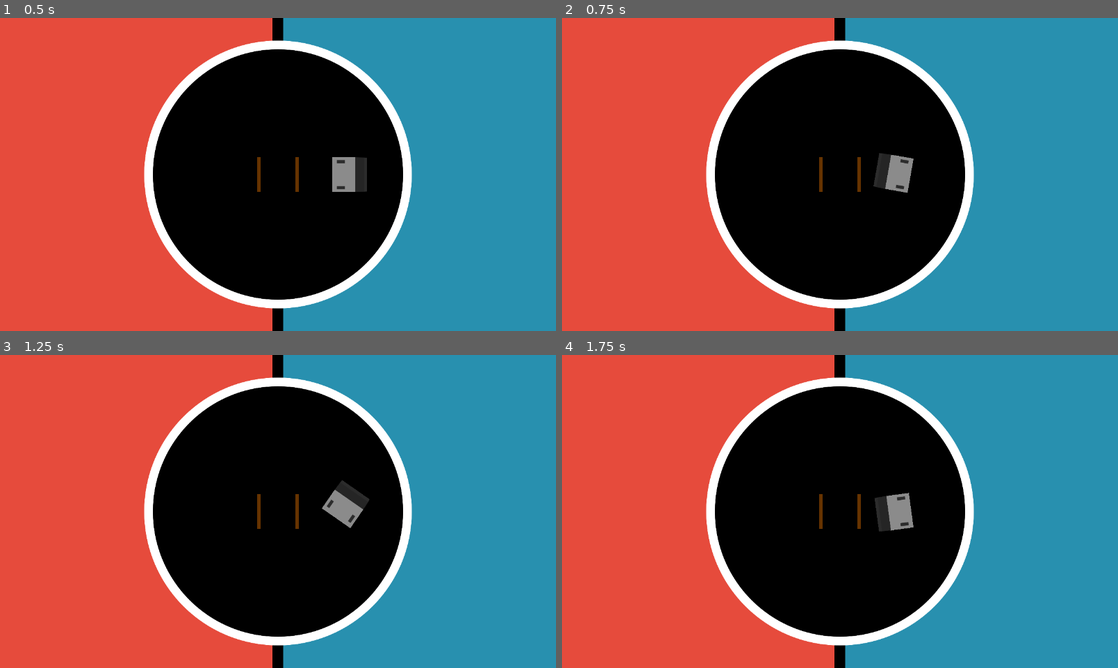
Above: before the commit, frames 1-4 (two rows, left to right).
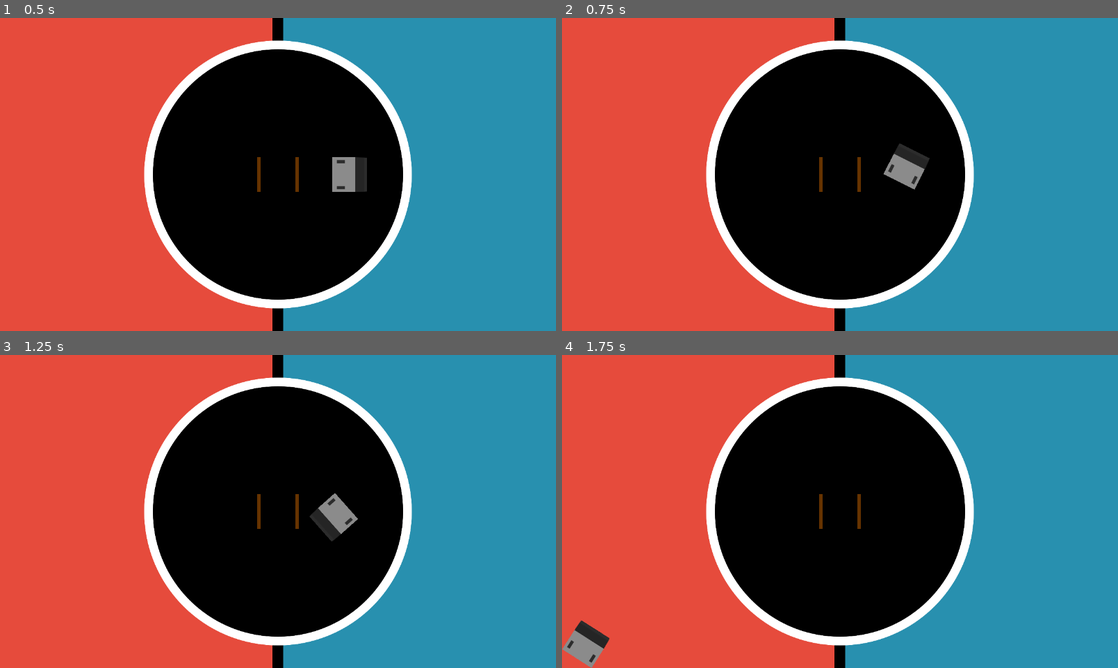
Above: after the commit, the same moments.

Repository: Eduardo-Barreto/Simple-Sumo-Drive-Sim
Game: Godot game, scene res://scenes/main.tscn
Two runs of this game, one before a commit and one after it. Both use one fixed random seed, a clock stepped at 60 frames per second and the inputs below.
Inputs:
- Up to frame 1 (0.5 s): no input
- Up to frame 2 (0.75 s): tap Enter at 0.5 s; hold Right (turn_right) from 0.53 s (still down)
- Up to frame 3 (1.25 s): keep holding Right (turn_right)
- Up to frame 4 (1.75 s): release Right (turn_right) at 1.28 s; hold Down (move_backward) from 1.28 s (still down)

Frame 1 is identical in both runs. In frame 2, 0.8% of the frame differs, in the area x 56-67%, y 40-56%; in frame 3, 0.8%; in frame 4, 1.4%, in the area x 0-64%, y 44-100%.

Commit message:
:construction: Configuration for tank drive

Diff:
--- a/src/project.godot
+++ b/src/project.godot
@@ -55,24 +55,24 @@
 , Object(InputEventKey,"resource_local_to_scene":false,"resource_name":"","device":-1,"window_id":0,"alt_pressed":false …(183 unchanged characters)…
 ]
 }
+left_wheel_negative={
+"deadzone": 0.5,
+"events": [Object(InputEventJoypadMotion,"resource_local_to_scene":false,"resource_name":"","device":-1,"axis":1,"axis_value":-1.0,"script":null)
+]
+}
 left_wheel_positive={
 "deadzone": 0.5,
-"events": [Object(InputEventJoypadMotion,"resource_local_to_scene":false,"resource_name":"","device":-1,"axis":3,"axis_value":-1.0,"script":null)
+"events": [Object(InputEventJoypadMotion,"resource_local_to_scene":false,"resource_name":"","device":-1,"axis":1,"axis_value":1.0,"script":null)
 ]
 }
-left_wheel_negative={
+right_wheel_negative={
 "deadzone": 0.5,
-"events": [Object(InputEventJoypadMotion,"resource_local_to_scene":false,"resource_name":"","device":-1,"axis":3,"axis_value":1.0,"script":null)
+"events": [Object(InputEventJoypadMotion,"resource_local_to_scene":false,"resource_name":"","device":-1,"axis":0,"axis_value":-1.0,"script":null)
 ]
 }
 right_wheel_positive={
 "deadzone": 0.5,
-"events": [Object(InputEventJoypadMotion,"resource_local_to_scene":false,"resource_name":"","device":-1,"axis":1,"axis_value":-1.0,"script":null)
-]
-}
-right_wheel_negative={
-"deadzone": 0.5,
-"events": [Object(InputEventJoypadMotion,"resource_local_to_scene":false,"resource_name":"","device":-1,"axis":1,"axis_value":1.0,"script":null)
+"events": [Object(InputEventJoypadMotion,"resource_local_to_scene":false,"resource_name":"","device":-1,"axis":0,"axis_value":1.0,"script":null)
 ]
 }
 
--- a/src/scripts/Robot/RobotController.gd
+++ b/src/scripts/Robot/RobotController.gd
@@ -5,8 +5,10 @@
 @export var motor_rpm: float = 6380
 ## Tensão nominal do motor em V
 @export var motor_voltage: float = 12.0
+## Tensão nominal de uma celula em V
+@export var cell_voltage: float = 4.2
 ## Tensão nominal da bateria em V
-@export var battery_voltage: float = 50.4
+@export var battery_cells: float = 8
 ## Raio da roda em mm
 @export var wheel_radius_mm: float = 23
 ## Distância entre rodas em mm
@@ -21,8 +23,7 @@
 var counter = 0
 
 var _scale
-var wheels_distance_m
-var wheel_radius_m
+var battery_voltage
 var max_speed
 var reduced_max_speed
 var left_wheel_speed
@@ -31,7 +32,12 @@
 var angular_speed
 
 func _ready() -> void:
-	_print_parameters
+	_print_parameters()
+	# Configurações físicas baseadas na escala global
+	_scale = Global.world_scale
+	wheels_distance_mm *= _scale
+	wheel_radius_mm *= _scale
+	battery_voltage = cell_voltage * battery_cells
 
 func _physics_process(delta: float) -> void:
 	var inputs = input_manager.get_normalized_inputs()
@@ -47,8 +53,6 @@
 	print('wheel_radius_mm: ', wheel_radius_mm)
 	print('wheels_distance_mm: ', wheels_distance_mm)
 	print('reduction_factor: ', reduction_factor)
-	print('wheels_distance_m: ', wheels_distance_m)
-	print('wheel_radius_m: ', wheel_radius_m)
 	print('max_speed: ', max_speed)
 	print('reduced_max_speed: ', reduced_max_speed)
 	print('left_wheel_speed: ', left_wheel_speed)
@@ -57,13 +61,8 @@
 	print('angular_speed: ', angular_speed)
 
 func _apply_movement(delta: float) -> void:
-	# Configurações físicas baseadas na escala global
-	_scale = Global.world_scale
-	wheels_distance_m = (wheels_distance_mm / 1000.0) * _scale
-	wheel_radius_m = (wheel_radius_mm / 1000.0) * _scale
-
-	# Velocidade física (m/s) de cada roda
-	max_speed = (motor_rpm / 60.0) * (2 * PI * wheel_radius_m) * (battery_voltage / motor_voltage)
+	# Velocidade física (mm/s) de cada roda
+	max_speed = (motor_rpm / 60) * (2 * PI * wheel_radius_mm) * (battery_voltage / motor_voltage)
 
 	# Aplicar fator de redução
 	reduced_max_speed = max_speed / reduction_factor
@@ -72,15 +71,14 @@
 	left_wheel_speed = left_input * reduced_max_speed
 	right_wheel_speed = right_input * reduced_max_speed
 
+
 	# Calcular velocidades linear e angular
 	linear_speed = (right_wheel_speed + left_wheel_speed) / 2.0
-	angular_speed = (right_wheel_speed - left_wheel_speed) / wheels_distance_m
+	angular_speed = (right_wheel_speed - left_wheel_speed) / wheels_distance_mm / 2
 
 	counter += 1
 	if counter % 10 == 1:
-		print('----------------')
-		_print_parameters()
-
+		pass# _print_parameters()
 
 	# Movimento do robô
 	velocity = Vector2(linear_speed, 0).rotated(rotation)
--- a/src/scripts/Robot/RobotInput.gd
+++ b/src/scripts/Robot/RobotInput.gd
@@ -12,17 +12,17 @@
 	var left_input = 0.0
 	var right_input = 0.0
 
-	var action_forward = int(Input.is_action_pressed("move_forward")) * keyboard_sensitivity
-	var action_backward = int(Input.is_action_pressed("move_backward")) * keyboard_sensitivity
-	var action_left = int(Input.is_action_pressed("turn_left")) * keyboard_sensitivity
-	var action_right = int(Input.is_action_pressed("turn_right")) * keyboard_sensitivity
+	var action_forward = Input.get_action_raw_strength("move_forward")
+	var action_backward = Input.get_action_raw_strength("move_backward")
+	var action_left = Input.get_action_raw_strength("turn_left")
+	var action_right = Input.get_action_raw_strength("turn_right")
 
-	right_input = (action_forward - action_backward) + (action_left - action_right)
-	left_input = (action_forward - action_backward) + (action_right - action_left)
+	right_input = (action_forward - action_backward) + (action_right - action_left)
+	left_input = (action_forward - action_backward) + (action_left - action_right)
 
-	# Joystick (modo japonês)
-	left_input += Input.get_axis("left_wheel_negative", "left_wheel_positive") * joystick_sensitivity
-	right_input += Input.get_axis("right_wheel_negative", "right_wheel_positive") * joystick_sensitivity
-
+	right_input += Input.get_axis("left_wheel_negative", "left_wheel_positive") * joystick_sensitivity
+	left_input += Input.get_axis("right_wheel_negative", "right_wheel_positive") * joystick_sensitivity
+	print('left_input: ', left_input)
+	print('right_input: ', right_input)
 	# Retornar valores normalizados
 	return Vector2(clamp(left_input, -1.0, 1.0), clamp(right_input, -1.0, 1.0))
